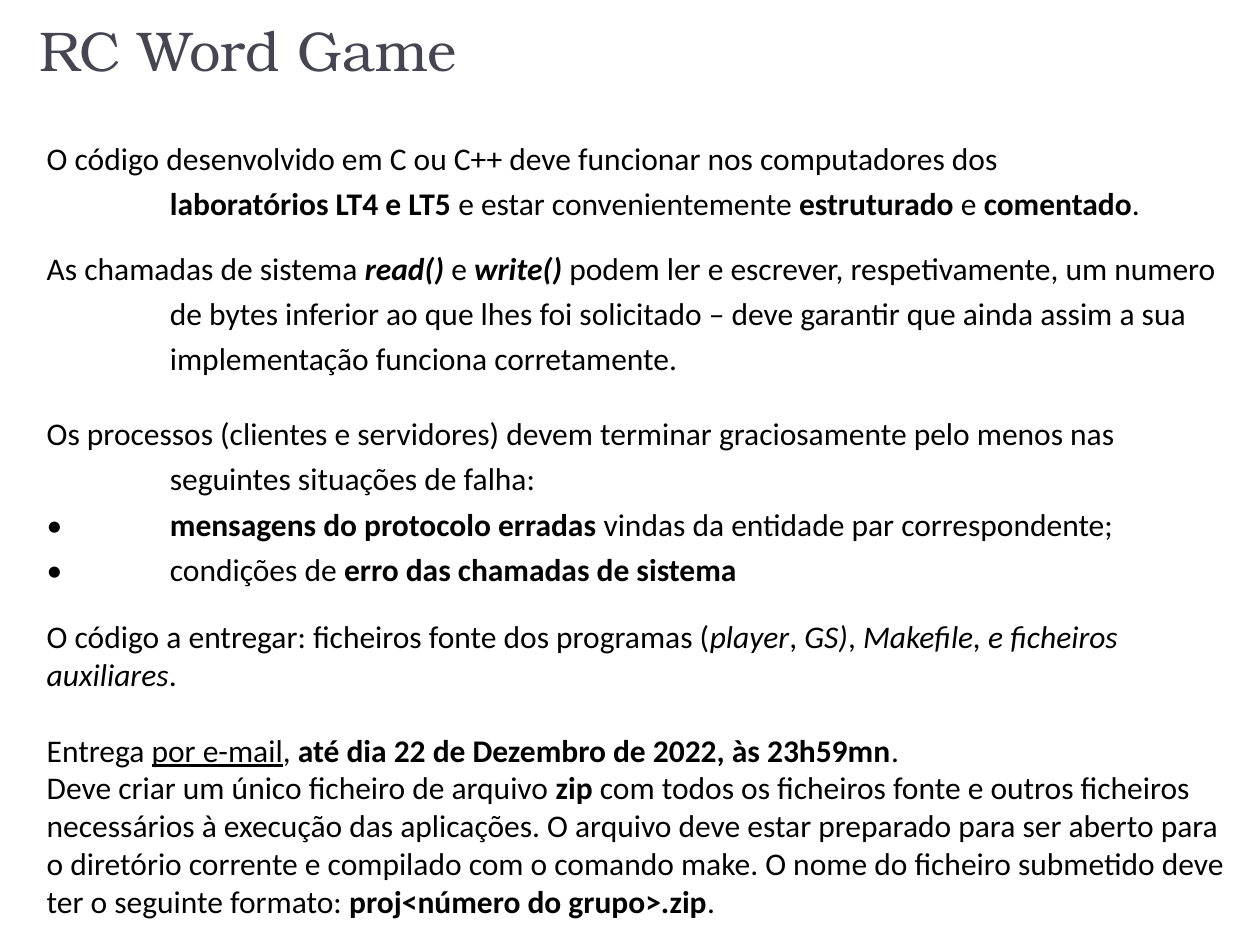
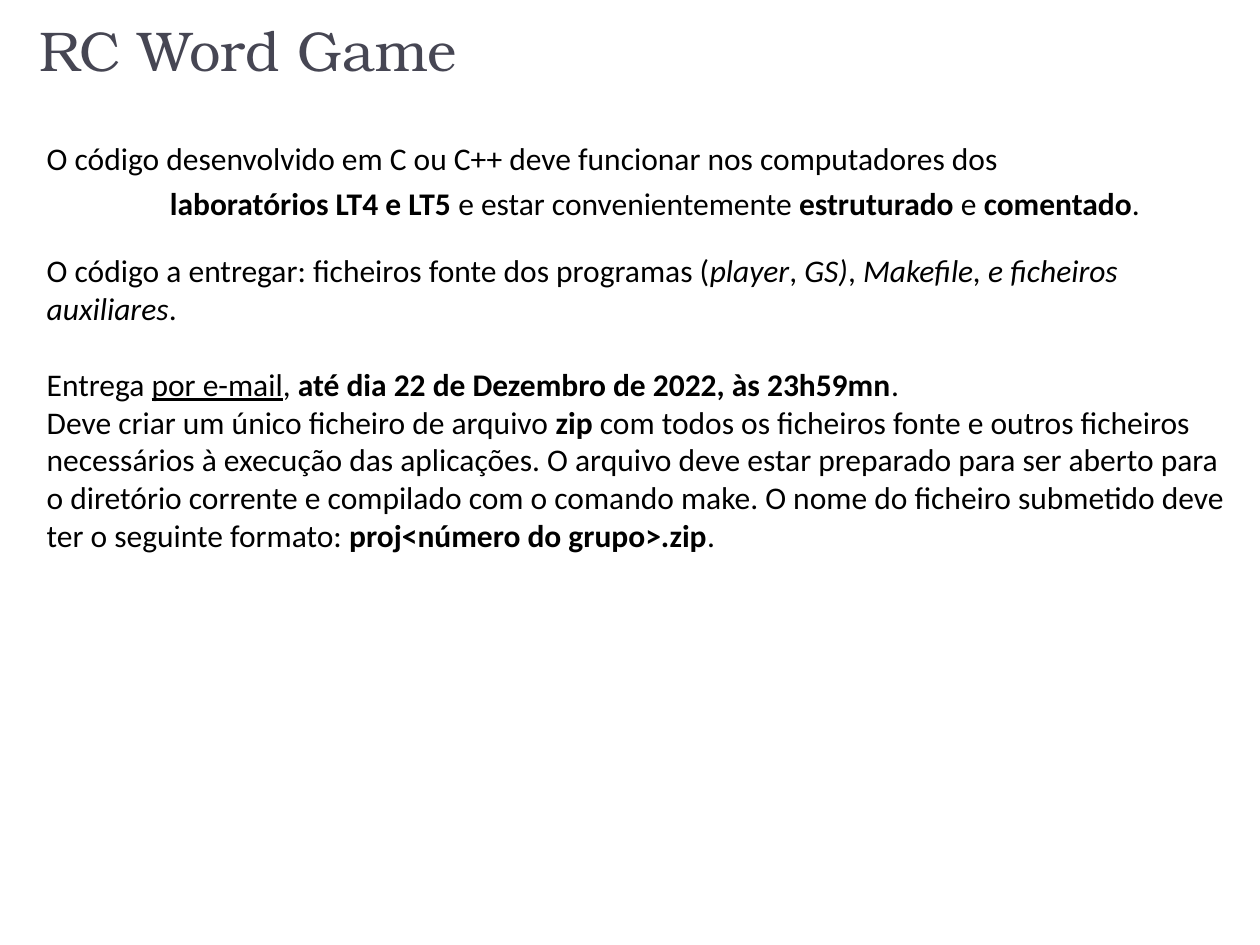
Before and after one commit to GuiBaracho/RC-Project, a slide deck: slide 5 of 2022_2023_Project_OverviewSlide.pptx (slide 4 before the commit). Drawn at 1260x945 pixels with LibreOffice and Linux fonts; fonts in the diff are those of the drawing. Boxes give left, top, right and bottom in pixels: in the first picture for what was removed or moved away, otherwise in the second. Text is boxed around its words. In the diff, an @@ line names an element or a change of style, - is before the commit and + after.

```diff
--- a/2022_2023_Project_OverviewSlide.pptx
+++ b/2022_2023_Project_OverviewSlide.pptx
@@ text at box(47, 257, 1215, 587): paragraphs removed @@
-As chamadas de sistema read() e write() podem ler e escrever, respetivamente, um numero de bytes inferior ao que lhes foi solicitado – deve garantir que ainda assim a sua implementação funciona corretamente.
-Os processos (clientes e servidores) devem terminar graciosamente pelo menos nas seguintes situações de falha:
-• mensagens do protocolo erradas vindas da entidade par correspondente;
-• condições de erro das chamadas de sistema
```
Also in this commit, not shown: 1 other slide changed, 1 slide added, 4 other files.
